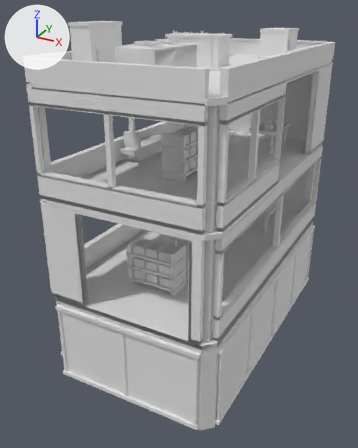
What one commit did to the OBJ model cloudbreak-array-r2/assets/tower-d-3.obj.
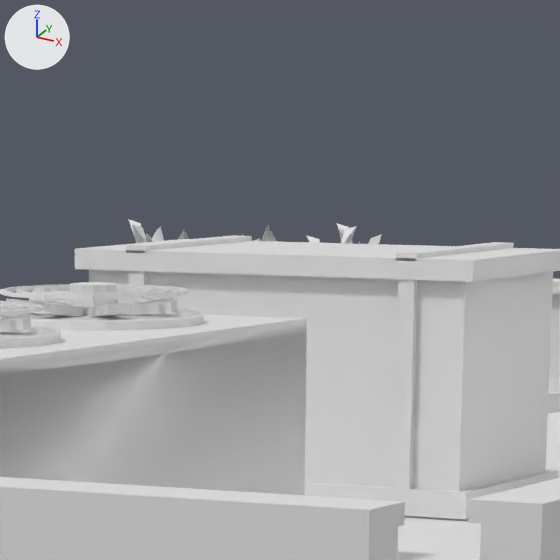
Each version appears first whole from a 50 mm lens placed at (7.25, -14.88, 8.19), pointed at (-0.46, -0.87, 1.18), and next in a close-up on the part from 43% to 65% of the width and 0% to 17% of the height. Every picture has the same lights, and +X, +Y and +Z are marked at upper left. The first two pictures are the older version. Where no turn or scale is listed for an object, it has been applied to the vertices.

Objects in the first close-up: 'tower-d-3'.
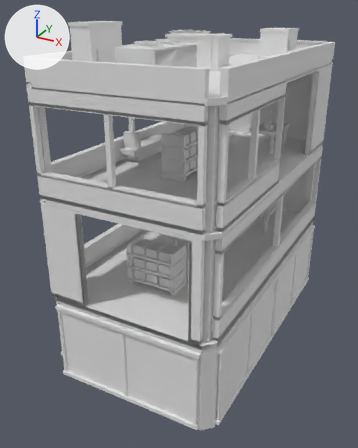
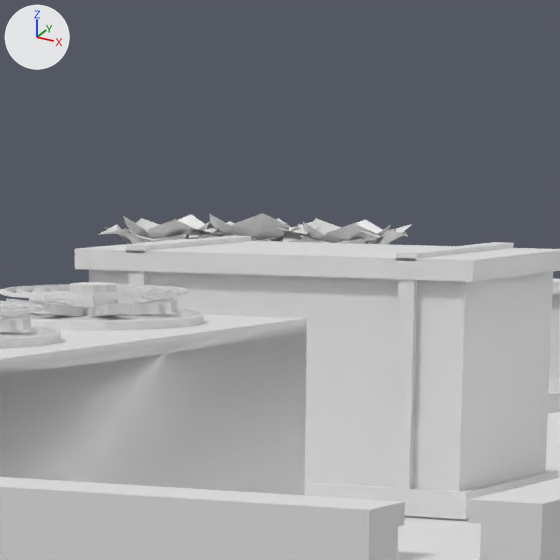
Location of each change, (x1, y1, x2, y2) in pixels of the close-ups (560 x 560 px; the box of a moved part takes in the faces that stretch with it):
'tower-d-3', reshaped
    before: (0, 219, 560, 560)
    after: (0, 213, 560, 560)
part 1 of me_tower_d_3, added
    after: (98, 214, 234, 244)
part 2 of me_tower_d_3, moved or reshaped
    before: (128, 219, 382, 244)
    after: (191, 213, 412, 245)

Diff of the bpy script that builds the scene:
```diff
--- a/cloudbreak-array-r2/assets/tower-d-3.obj.py
+++ b/cloudbreak-array-r2/assets/tower-d-3.obj.py
@@ me_tower_d_3 @@
 # used by ob_tower_d_3; location = (0.0, 0.0, 0.0)
-me_tower_d_3.from_pydata(...)  # 3097 vertices, 4690 faces; spans x -3.05..3.05, y -5.35..5.35, z -2.97..7.79
+me_tower_d_3.from_pydata(...)  # 3202 vertices, 4834 faces; spans x -3.05..3.05, y -5.35..5.35, z -2.97..7.79
+# me_tower_d_3 part 1: a new loose piece of 85 vertices spanning x -2.19..-1.6, y 1.47..2.06, z 7.07..7.43
+# me_tower_d_3 part 2
+# 117 vertices are removed from x -2.08..-0.86, y 1.49..2.02, z 7.07..7.41
+# 138 faces are deleted
+# 33 vertices move from x -2.08..-0.96, y 1.49..2.03, z 7.17..7.39 to x -1.76..-0.75, y 1.48..2.06, z 7.28..7.45
+# 137 vertices are added at x -1.79..-0.75, y 1.47..2.06, z 7.07..7.42
+# 186 new faces join them
```
